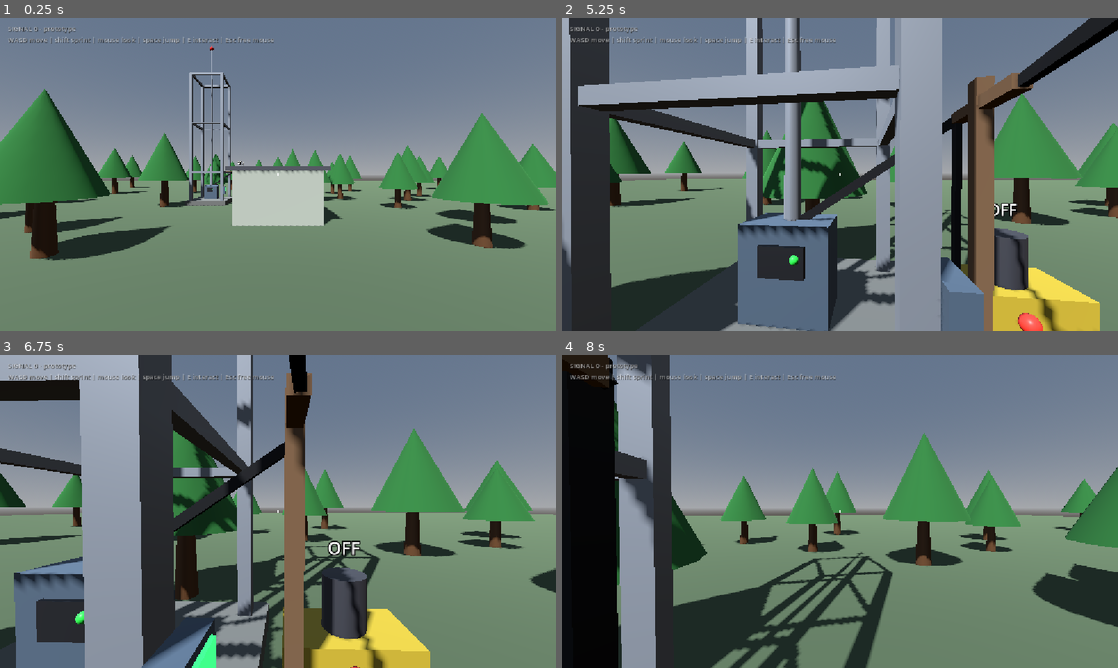
Above: before the commit, frames 1-4 (two rows, left to right).
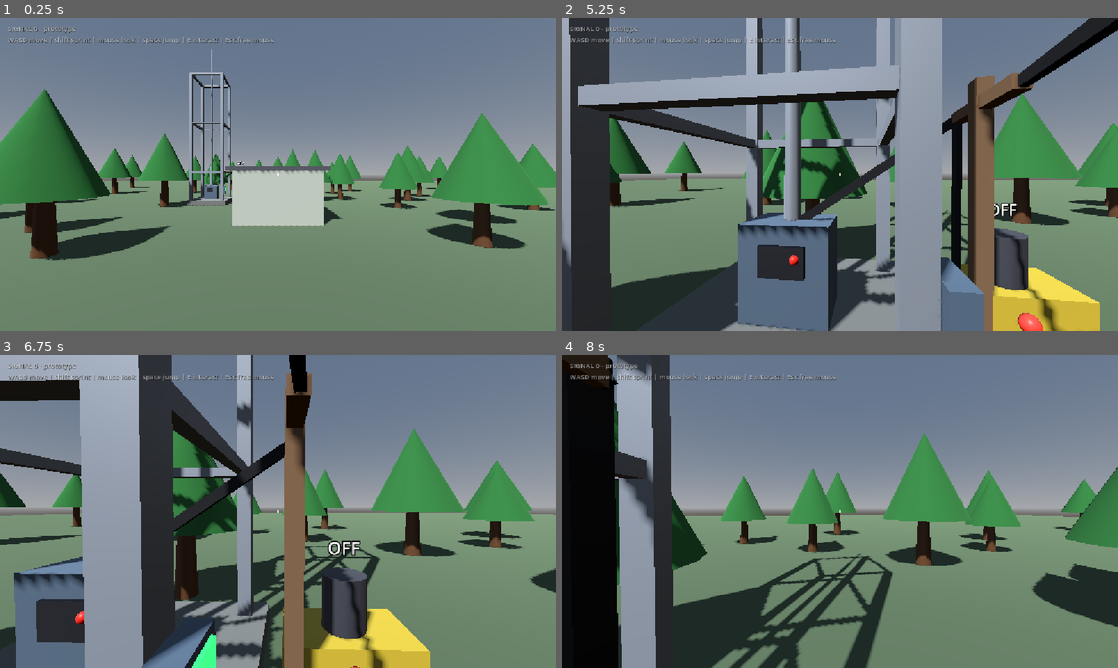
Above: after the commit, the same moments.

Repository: juustohamppari9/Signal-0
Game: Godot game, scene res://scenes/main.tscn
Same seed, same stepped clock (60 frames per second), same inputs: the game is played once before the commit and once after it.
Inputs (mouse positions are in pixels of both pictures, inside the frame that each line leads up to):
- Up to frame 1 (0.25 s): no input
- Up to frame 2 (5.25 s): move the mouse to (834, 180) at 0.52 s; hold E (interact) 0.53-1.28 s; hold W (move_forward) 0.53-2.78 s; tap Space (jump) at 0.77, 1.52, 3.02, 3.77, 4.52 s; move the mouse to (878, 177) at 1.27 s; tap E (interact) at 1.35, 2.3, 2.85, 4.55 s; move the mouse to (795, 171) at 2.02 s; hold Shift (sprint) 2.03-2.78 s; move the mouse to (845, 174) at 2.77 s; hold A (move_left) 2.78-3.53 s; move the mouse to (817, 168) at 3.52 s; hold E (interact) 3.53-4.28 s; hold W (move_forward) from 3.53 s (still down); move the mouse to (867, 174) at 4.27 s; tap Shift (sprint) at 4.35 s; move the mouse to (812, 174) at 5.02 s; hold E (interact) from 5.03 s (still down)
- Up to frame 3 (6.75 s): move the mouse to (289, 505) at 5.77 s; release W (move_forward) at 5.78 s; release E (interact) at 5.78 s; hold D (move_right) 5.78-6.53 s; tap E (interact) at 5.85 s; tap Space (jump) at 6.02 s; move the mouse to (272, 517) at 6.52 s; hold W (move_forward) from 6.53 s (still down); hold Shift (sprint) from 6.53 s (still down)
- Up to frame 4 (8 s): keep holding W (move_forward); tap Space (jump) at 6.77, 7.52 s; tap E (interact) at 6.8, 7.35 s; move the mouse to (878, 514) at 7.27 s; release Shift (sprint) at 7.28 s

The runs differ from the first frame. In frame 1, less than 0.1% of the frame differs, in the area x 37-39%, y 8-55%; in frame 2, less than 0.1%; in frame 3, less than 0.1%, in the area x 13-16%, y 81-86%; in frame 4, less than 0.1%.

Commit message:
Require running generator to power the antenna

Diff:
--- a/scenes/antenna_gui.tscn
+++ b/scenes/antenna_gui.tscn
@@ -81,6 +81,13 @@
 theme_override_font_sizes/font_size = 16
 text = "SIGNAL   : [######----] 60%"
 
+[node name="StatusLabel" type="Label" parent="Panel/Layout"]
+layout_mode = 2
+theme_override_colors/font_color = Color(1, 0.4, 0.3, 1)
+theme_override_font_sizes/font_size = 14
+text = "GENERATOR OFFLINE - POWER LOCKED"
+horizontal_alignment = 1
+
 [node name="Sep2" type="HSeparator" parent="Panel/Layout"]
 layout_mode = 2
 
--- a/scenes/props/generator.tscn
+++ b/scenes/props/generator.tscn
@@ -33,7 +33,7 @@
 [sub_resource type="BoxShape3D" id="shape_body"]
 size = Vector3(1.4, 1.7, 0.8)
 
-[node name="Generator" type="StaticBody3D" groups=["interactable"]]
+[node name="Generator" type="StaticBody3D" groups=["generator", "interactable"]]
 script = ExtResource("1_gen")
 
 [node name="CollisionShape3D" type="CollisionShape3D" parent="."]
--- a/scripts/antenna_control.gd
+++ b/scripts/antenna_control.gd
@@ -4,19 +4,31 @@
 ## Press E to open the antenna control GUI (scenes/antenna_gui.tscn).
 ## The node in the "antenna_machine" group (the machine cabinet) owns the
 ## antenna state; the wall panel just forwards to it.
+##
+## Power dependency: the antenna starts OFF and can only be switched on while
+## the site generator (group "generator") is running. If the generator stops,
+## the antenna loses power in the same frame.
 
 const GUI_GROUP := "antenna_gui"
 const MACHINE_GROUP := "antenna_machine"
+const GENERATOR_GROUP := "generator"
 
 const ON_COLOR := Color(0.2, 0.9, 0.3)
 const OFF_COLOR := Color(0.9, 0.15, 0.1)
 
-var power_on: bool = true
+var power_on: bool = false
 var channel: int = 1
 var signal_pct: int = 60
 
 @onready var _beacon: MeshInstance3D = get_parent().get_node_or_null("Beacon")
 @onready var _light: MeshInstance3D = get_node_or_null("MachineLight")
+
+
+func _ready() -> void:
+	# Start unpowered: beacon dark, machine indicator red (machine only; the
+	# wall panel has no light of its own).
+	if is_in_group(MACHINE_GROUP):
+		_apply_power()
 
 
 func get_prompt() -> String:
@@ -31,9 +43,26 @@
 	gui.open(_machine())
 
 
-func set_power(on: bool) -> void:
+## Switches the antenna on/off. Returns true if the state actually changed;
+## turning ON is refused (and returns false) while the generator is off.
+func set_power(on: bool) -> bool:
+	if on and not generator_running():
+		return false
+	if power_on == on:
+		return false
 	power_on = on
 	_apply_power()
+	return true
+
+
+## True while the site generator (group "generator") is running. If the scene
+## has no generator at all the antenna is allowed to power on, so standalone
+## test scenes without one are not bricked.
+func generator_running() -> bool:
+	var gen := get_tree().get_first_node_in_group(GENERATOR_GROUP)
+	if gen == null:
+		return true
+	return gen.get("running") == true
 
 
 func set_channel(value: int) -> void:
@@ -50,8 +79,15 @@
 
 
 func _process(_delta: float) -> void:
-	# Only the machine blinks the beacon; the wall panel skips this.
-	if not is_in_group(MACHINE_GROUP) or _beacon == null:
+	# Only the machine owns the power state; the wall panel skips this.
+	if not is_in_group(MACHINE_GROUP):
+		return
+	# Full dependency: losing the generator kills the antenna immediately.
+	if power_on and not generator_running():
+		power_on = false
+		_apply_power()
+		print("[antenna] power lost: generator stopped")
+	if _beacon == null:
 		return
 	var blink := Time.get_ticks_msec() % 1000 < 650
 	_beacon.visible = power_on and blink
--- a/scripts/antenna_gui.gd
+++ b/scripts/antenna_gui.gd
@@ -5,6 +5,8 @@
 @onready var _power_label: Label = $Panel/Layout/PowerLabel
 @onready var _channel_label: Label = $Panel/Layout/ChannelLabel
 @onready var _signal_label: Label = $Panel/Layout/SignalLabel
+@onready var _status_label: Label = $Panel/Layout/StatusLabel
+@onready var _power_button: Button = $Panel/Layout/Buttons/PowerButton
 
 var _machine: Node = null
 
@@ -39,8 +41,9 @@
 
 
 func _on_power() -> void:
-	if _machine != null:
-		_machine.set_power(not _machine.power_on)
+	if _machine != null and not _machine.set_power(not _machine.power_on):
+		# Refused: the generator is offline (see antenna_control.set_power).
+		print("[antenna] power on refused: generator offline")
 	_refresh()
 
 
@@ -66,3 +69,15 @@
 	_signal_label.text = "SIGNAL   : [%s%s] %d%%" % [
 		"#".repeat(filled), "-".repeat(10 - filled), _machine.signal_pct,
 	]
+	# Power is locked while the site generator is off: explain + grey the button.
+	var gen_ok: bool = _machine.generator_running()
+	_power_button.disabled = not gen_ok and not _machine.power_on
+	if not gen_ok:
+		_status_label.text = "GENERATOR OFFLINE - POWER LOCKED"
+		_status_label.add_theme_color_override("font_color", Color(1, 0.4, 0.3))
+	elif not _machine.power_on:
+		_status_label.text = "GENERATOR ONLINE - READY"
+		_status_label.add_theme_color_override("font_color", Color(0.4, 0.95, 0.6))
+	else:
+		_status_label.text = "TRANSMITTING"
+		_status_label.add_theme_color_override("font_color", Color(0.4, 0.95, 0.6))
Not shown, changed: README.md
